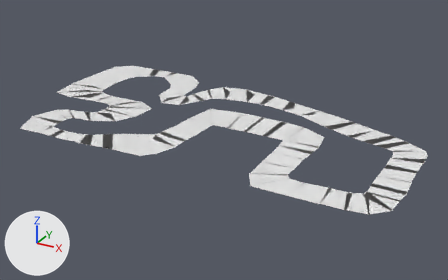
Before and after pictures for a commit that changed the Blender file mesh-gen-office_2.blend.
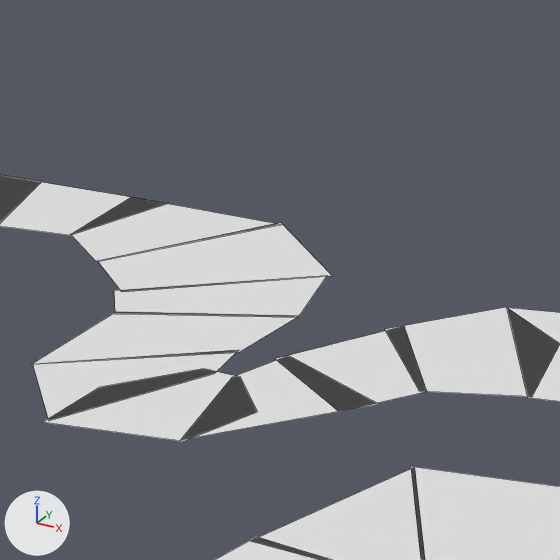
Each version appears first whole from a 50 mm lens placed at (13.24, -22.08, 10.58), pointed at (0.68, 0.77, -0.84), and next in a close-up on the part from 35% to 51% of the width and 16% to 43% of the height. The lights are fixed; the arrows at lower left show +X, +Y and +Z. The close-ups show mesh edges as thin lines.
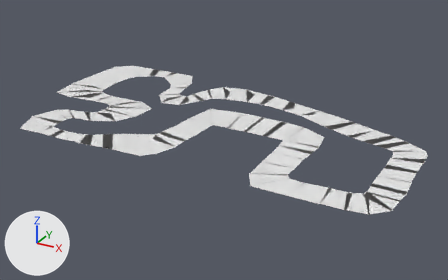
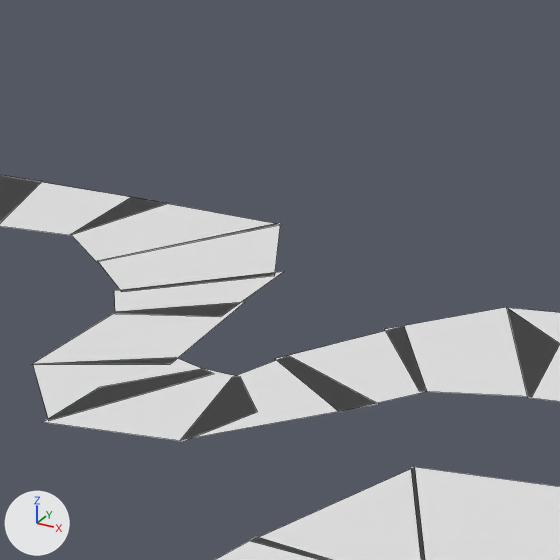
Boxes (x1, y1, x2, y2) around the edits, measured in the close-ups (560 x 560 px):
'Plane.028', reshaped (21% narrower, 19% taller)
    before: (32, 312, 299, 364)
    after: (32, 302, 244, 364)
'Plane.026', reshaped (22% narrower)
    before: (98, 222, 332, 292)
    after: (98, 222, 281, 292)
'Plane.027', reshaped (20% narrower, 9% taller)
    before: (114, 275, 327, 317)
    after: (114, 271, 284, 317)
'Plane.029', reshaped (11% narrower, 10% shorter)
    before: (33, 350, 236, 421)
    after: (33, 357, 213, 421)

The change in detail:
me_plane_193 has 4 vertices, 1 face and spans x -4.07..-3.0, y 0.83..2.68, z 0.0.
me_plane_193 is used by ob_plane_029; location (-0.431, 0.088, 0.0); rotation (0.0, 0.0, -0.233), in degrees (0, 0, -13).
Part 1, on me_plane_193:
Vertex 3 of me_plane_193 moves from (-3.23, 2.68, 0.0) at pixel (239, 349) to (-3.44, 2.27, 0.0) at pixel (175, 357).
me_plane_192 has 4 vertices, 1 face and spans x -4.45..-3.19, y 1.51..3.47, z 0.0.
me_plane_192 is used by ob_plane_028; location (-0.431, 0.088, 0.0); rotation (0.0, 0.0, -0.233), in degrees (0, 0, -13).
Part 2, on me_plane_192:
Vertex 1 of me_plane_192 moves from (-3.19, 2.64, 0.0) at pixel (239, 352) to (-3.36, 2.15, 0.0) at pixel (170, 364).
Vertex 3 of me_plane_192 moves from (-3.42, 3.47, 0.0) at pixel (299, 315) to (-3.92, 3.43, 0.0) at pixel (245, 301).
me_plane_191 has 4 vertices, 1 face and spans x -4.8..-3.41, y 2.63..4.25, z 0.0.
me_plane_191 is used by ob_plane_027; location (-0.431, 0.088, 0.0); rotation (0.0, 0.0, -0.233), in degrees (0, 0, -13).
Part 3, on me_plane_191:
Vertex 1 of me_plane_191 moves from (-3.41, 3.44, 0.0) at pixel (298, 317) to (-3.82, 3.08, 0.0) at pixel (220, 316).
Vertex 3 of me_plane_191 moves from (-3.91, 4.25, 0.0) at pixel (327, 275) to (-4.2, 4.11, 0.0) at pixel (284, 271).
me_plane_190 has 4 vertices, 1 face and spans x -5.39..-3.88, y 2.99..4.91, z 0.0.
me_plane_190 is used by ob_plane_026; location (-0.431, 0.088, 0.0); rotation (0.0, 0.0, -0.233), in degrees (0, 0, -13).
Part 4, on me_plane_190:
Vertex 1 of me_plane_190 moves from (-3.88, 4.26, 0.0) at pixel (332, 275) to (-4.18, 3.98, 0.0) at pixel (274, 275).
